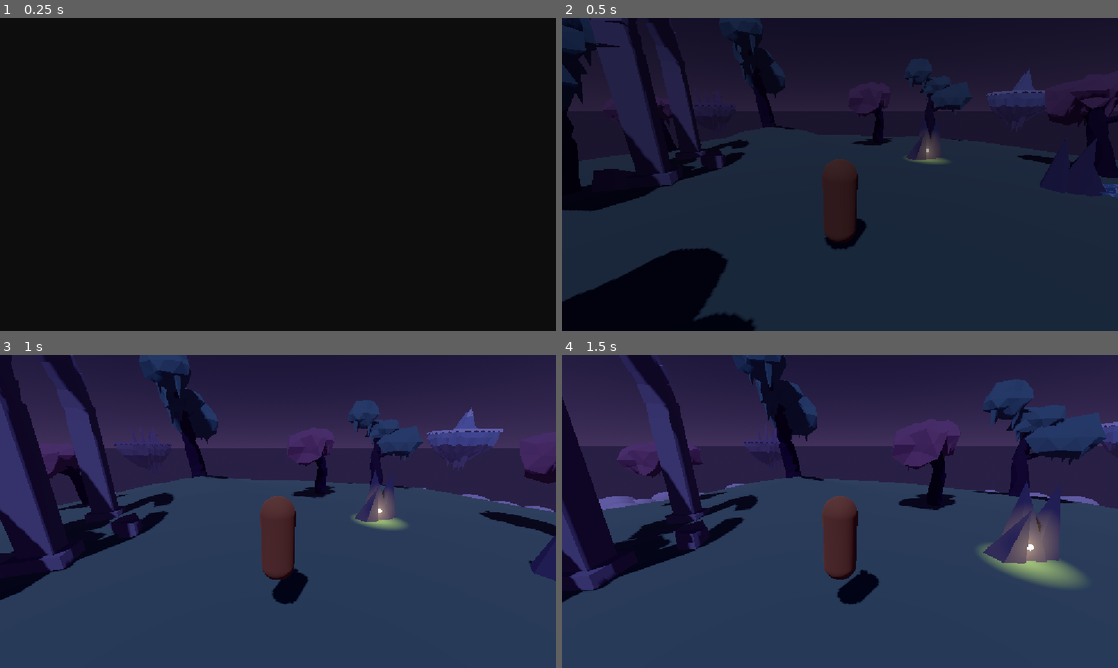
Above: before the commit, frames 1-4 (two rows, left to right).
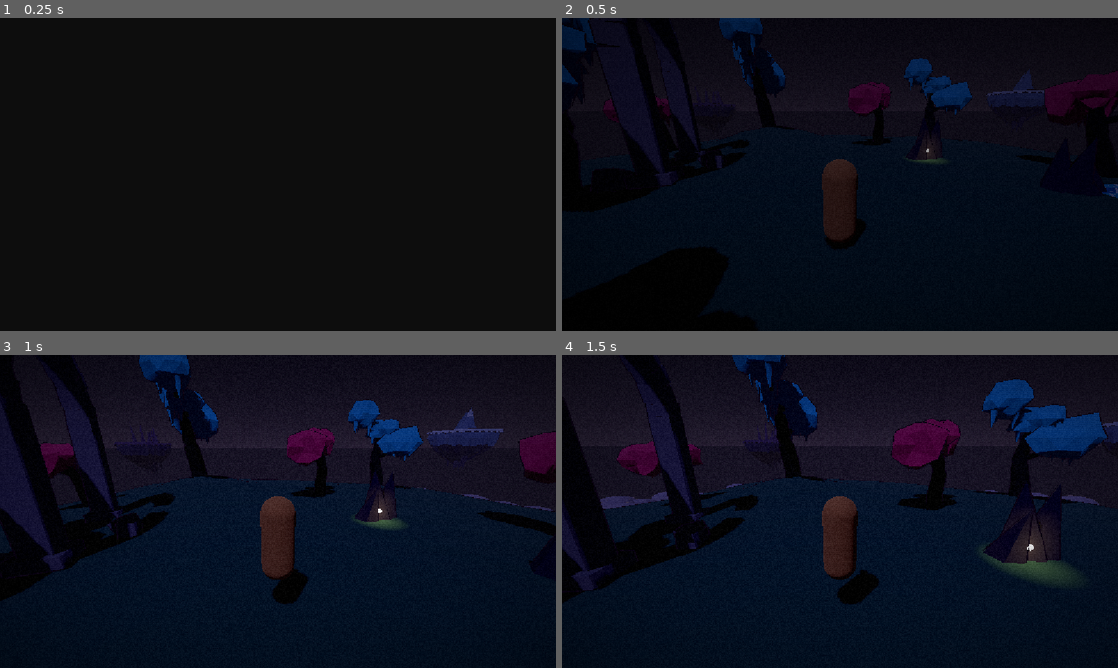
Above: after the commit, the same moments.

Repository: JackVoltaire/Dhull-Garden
Game: Godot game, scene res://scenes/main/main.tscn
Two runs of this game, one before a commit and one after it. Both use one fixed random seed, a clock stepped at 60 frames per second and the inputs below.
Inputs (mouse positions are in pixels of both pictures, inside the frame that each line leads up to):
- Up to frame 1 (0.25 s): no input
- Up to frame 2 (0.5 s): no input
- Up to frame 3 (1 s): tap Enter at 0.5 s; move the mouse to (305, 511) at 0.52 s; hold W (move_forward) from 0.53 s (still down); hold E (interact) from 0.53 s (still down); tap Space (jump) at 0.77 s
- Up to frame 4 (1.5 s): keep holding W (move_forward); move the mouse to (812, 511) at 1.27 s; release E (interact) at 1.28 s; tap Shift (sprint) at 1.35 s

Frame 1 is identical in both runs. In frame 2, 73% of the frame differs, in the area x 0-100%, y 0-100%; in frame 3, 94%; in frame 4, 93%.

Commit message:
Push the dream island toward the moodboard: dark base, TADC-bright accents
- Give every toon material a thin ink outline (an inverted-hull next pass,
  toon_ink_outline.tres); clouds get a finer, softer line of their own since
  their puffs are scaled up.
- Darken the base palette (grass, rock, bark, stone, clouds) and make the
  leaves and water the saturated, TADC-style magenta and cyan accents.
- Dim and desaturate the sky gradients and lower the daylight.
- Add ScreenTexture: film grain, faint scanlines and a vignette over the
  screen, placed on the dream island.

Co-Authored-By: Claude Opus 5.5 <noreply@anthropic.com>
Claude-Session: https://claude.ai/code/session_013RjMaTeWn1PX4jR88jfaZg

Diff:
--- a/assets/materials/toon_bark.tres
+++ b/assets/materials/toon_bark.tres
@@ -1,7 +1,10 @@
 [gd_resource type="StandardMaterial3D" format=3]
+
+[ext_resource type="Material" path="res://assets/materials/toon_ink_outline.tres" id="1_ink"]
 
 [resource]
 resource_name = "toon_bark"
-albedo_color = Color(0.22, 0.17, 0.25, 1)
+next_pass = ExtResource("1_ink")
+albedo_color = Color(0.09, 0.07, 0.11, 1)
 diffuse_mode = 3
 specular_mode = 2
--- a/assets/materials/toon_cloud.tres
+++ b/assets/materials/toon_cloud.tres
@@ -1,7 +1,16 @@
 [gd_resource type="StandardMaterial3D" format=3]
+
+[sub_resource type="StandardMaterial3D" id="StandardMaterial3D_ink"]
+resource_name = "toon_cloud_outline"
+cull_mode = 1
+shading_mode = 0
+albedo_color = Color(0.3, 0.26, 0.4, 1)
+grow = true
+grow_amount = 0.008
 
 [resource]
 resource_name = "toon_cloud"
-albedo_color = Color(0.9, 0.88, 0.93, 1)
+next_pass = SubResource("StandardMaterial3D_ink")
+albedo_color = Color(0.58, 0.54, 0.68, 1)
 diffuse_mode = 3
 specular_mode = 2
--- a/assets/materials/toon_grass.tres
+++ b/assets/materials/toon_grass.tres
@@ -1,7 +1,10 @@
 [gd_resource type="StandardMaterial3D" format=3]
+
+[ext_resource type="Material" path="res://assets/materials/toon_ink_outline.tres" id="1_ink"]
 
 [resource]
 resource_name = "toon_grass"
-albedo_color = Color(0.47, 0.62, 0.5, 1)
+next_pass = ExtResource("1_ink")
+albedo_color = Color(0.22, 0.34, 0.32, 1)
 diffuse_mode = 3
 specular_mode = 2
--- a/assets/materials/toon_ice.tres
+++ b/assets/materials/toon_ice.tres
@@ -1,7 +1,10 @@
 [gd_resource type="StandardMaterial3D" format=3]
+
+[ext_resource type="Material" path="res://assets/materials/toon_ink_outline.tres" id="1_ink"]
 
 [resource]
 resource_name = "toon_ice"
-albedo_color = Color(0.56, 0.68, 0.82, 1)
+next_pass = ExtResource("1_ink")
+albedo_color = Color(0.36, 0.46, 0.66, 1)
 diffuse_mode = 3
 specular_mode = 2
--- /dev/null
+++ b/assets/materials/toon_ink_outline.tres
@@ -0,0 +1,9 @@
+[gd_resource type="StandardMaterial3D" format=3]
+
+[resource]
+resource_name = "toon_ink_outline"
+cull_mode = 1
+shading_mode = 0
+albedo_color = Color(0.07, 0.04, 0.1, 1)
+grow = true
+grow_amount = 0.04
--- a/assets/materials/toon_island_rock.tres
+++ b/assets/materials/toon_island_rock.tres
@@ -1,7 +1,10 @@
 [gd_resource type="StandardMaterial3D" format=3]
+
+[ext_resource type="Material" path="res://assets/materials/toon_ink_outline.tres" id="1_ink"]
 
 [resource]
 resource_name = "toon_island_rock"
-albedo_color = Color(0.4, 0.38, 0.48, 1)
+next_pass = ExtResource("1_ink")
+albedo_color = Color(0.2, 0.18, 0.26, 1)
 diffuse_mode = 3
 specular_mode = 2
--- a/assets/materials/toon_leaves_mint.tres
+++ b/assets/materials/toon_leaves_mint.tres
@@ -1,7 +1,10 @@
 [gd_resource type="StandardMaterial3D" format=3]
+
+[ext_resource type="Material" path="res://assets/materials/toon_ink_outline.tres" id="1_ink"]
 
 [resource]
 resource_name = "toon_leaves_mint"
-albedo_color = Color(0.4, 0.58, 0.56, 1)
+next_pass = ExtResource("1_ink")
+albedo_color = Color(0.22, 0.7, 0.9, 1)
 diffuse_mode = 3
 specular_mode = 2
--- a/assets/materials/toon_leaves_pink.tres
+++ b/assets/materials/toon_leaves_pink.tres
@@ -1,7 +1,10 @@
 [gd_resource type="StandardMaterial3D" format=3]
+
+[ext_resource type="Material" path="res://assets/materials/toon_ink_outline.tres" id="1_ink"]
 
 [resource]
 resource_name = "toon_leaves_pink"
-albedo_color = Color(0.7, 0.48, 0.57, 1)
+next_pass = ExtResource("1_ink")
+albedo_color = Color(0.9, 0.24, 0.46, 1)
 diffuse_mode = 3
 specular_mode = 2
--- a/assets/materials/toon_rock_dark.tres
+++ b/assets/materials/toon_rock_dark.tres
@@ -1,7 +1,10 @@
 [gd_resource type="StandardMaterial3D" format=3]
+
+[ext_resource type="Material" path="res://assets/materials/toon_ink_outline.tres" id="1_ink"]
 
 [resource]
 resource_name = "toon_rock_dark"
-albedo_color = Color(0.26, 0.24, 0.33, 1)
+next_pass = ExtResource("1_ink")
+albedo_color = Color(0.1, 0.08, 0.14, 1)
 diffuse_mode = 3
 specular_mode = 2
--- a/assets/materials/toon_snow.tres
+++ b/assets/materials/toon_snow.tres
@@ -1,7 +1,10 @@
 [gd_resource type="StandardMaterial3D" format=3]
+
+[ext_resource type="Material" path="res://assets/materials/toon_ink_outline.tres" id="1_ink"]
 
 [resource]
 resource_name = "toon_snow"
-albedo_color = Color(0.88, 0.9, 0.95, 1)
+next_pass = ExtResource("1_ink")
+albedo_color = Color(0.72, 0.75, 0.86, 1)
 diffuse_mode = 3
 specular_mode = 2
--- a/assets/materials/toon_spooky.tres
+++ b/assets/materials/toon_spooky.tres
@@ -1,7 +1,10 @@
 [gd_resource type="StandardMaterial3D" format=3]
+
+[ext_resource type="Material" path="res://assets/materials/toon_ink_outline.tres" id="1_ink"]
 
 [resource]
 resource_name = "toon_spooky"
-albedo_color = Color(0.44, 0.37, 0.54, 1)
+next_pass = ExtResource("1_ink")
+albedo_color = Color(0.3, 0.22, 0.38, 1)
 diffuse_mode = 3
 specular_mode = 2
--- a/assets/materials/toon_stone.tres
+++ b/assets/materials/toon_stone.tres
@@ -1,7 +1,10 @@
 [gd_resource type="StandardMaterial3D" format=3]
+
+[ext_resource type="Material" path="res://assets/materials/toon_ink_outline.tres" id="1_ink"]
 
 [resource]
 resource_name = "toon_stone"
-albedo_color = Color(0.6, 0.57, 0.63, 1)
+next_pass = ExtResource("1_ink")
+albedo_color = Color(0.42, 0.39, 0.47, 1)
 diffuse_mode = 3
 specular_mode = 2
--- /dev/null
+++ b/assets/shaders/screen_texture.gdshader
@@ -0,0 +1,21 @@
+// Film grain, faint scanlines and a vignette over the whole screen, for the moodboard's
+// printed, slightly glitchy texture.
+shader_type canvas_item;
+
+uniform sampler2D screen_texture : hint_screen_texture, filter_nearest;
+uniform float grain : hint_range(0.0, 0.3) = 0.07;
+uniform float scanlines : hint_range(0.0, 0.3) = 0.06;
+uniform float vignette : hint_range(0.0, 2.0) = 0.9;
+// How many times a second the grain changes, like film frames.
+uniform float grain_fps = 24.0;
+
+void fragment() {
+	vec3 color = texture(screen_texture, SCREEN_UV).rgb;
+	float frame = floor(TIME * grain_fps);
+	float noise = fract(sin(dot(floor(FRAGCOORD.xy) + frame * 17.0, vec2(12.9898, 78.233))) * 43758.5453);
+	color += (noise - 0.5) * grain;
+	color *= 1.0 - scanlines * step(0.5, fract(FRAGCOORD.y * 0.5));
+	vec2 from_center = SCREEN_UV - 0.5;
+	color *= 1.0 - dot(from_center, from_center) * vignette;
+	COLOR = vec4(color, 1.0);
+}
--- a/assets/shaders/stylized_water.gdshader
+++ b/assets/shaders/stylized_water.gdshader
@@ -3,9 +3,9 @@
 shader_type spatial;
 render_mode cull_disabled, diffuse_toon, specular_disabled;
 
-uniform vec4 water_color : source_color = vec4(0.5, 0.72, 0.84, 1.0);
-uniform vec4 deep_color : source_color = vec4(0.38, 0.58, 0.74, 1.0);
-uniform vec4 line_color : source_color = vec4(0.9, 0.94, 0.98, 1.0);
+uniform vec4 water_color : source_color = vec4(0.2, 0.72, 0.92, 1.0);
+uniform vec4 deep_color : source_color = vec4(0.12, 0.46, 0.78, 1.0);
+uniform vec4 line_color : source_color = vec4(0.92, 0.97, 1.0, 1.0);
 // Direction the water flows in UV space. (0, 1) runs down a QuadMesh.
 uniform vec2 flow = vec2(0.0, 1.0);
 uniform float speed = 0.6;
--- /dev/null
+++ b/scenes/environment/screen_texture.tscn
@@ -0,0 +1,18 @@
+[gd_scene format=3]
+
+[ext_resource type="Shader" path="res://assets/shaders/screen_texture.gdshader" id="1_shader"]
+
+[sub_resource type="ShaderMaterial" id="ShaderMaterial_screen"]
+shader = ExtResource("1_shader")
+
+[node name="ScreenTexture" type="CanvasLayer"]
+layer = 5
+
+[node name="Overlay" type="ColorRect" parent="."]
+material = SubResource("ShaderMaterial_screen")
+anchors_preset = 15
+anchor_right = 1.0
+anchor_bottom = 1.0
+grow_horizontal = 2
+grow_vertical = 2
+mouse_filter = 2
--- a/scenes/levels/dream_island/dream_island.tscn
+++ b/scenes/levels/dream_island/dream_island.tscn
@@ -16,18 +16,19 @@
 [ext_resource type="Material" path="res://assets/materials/toon_cloud.tres" id="14_cloud"]
 [ext_resource type="PackedScene" path="res://assets/models/island_spooky/island_spooky.glb" id="15_spooky"]
 [ext_resource type="PackedScene" path="res://assets/models/island_chilly/island_chilly.glb" id="16_chilly"]
+[ext_resource type="PackedScene" path="res://scenes/environment/screen_texture.tscn" id="17_screen"]
 
 [sub_resource type="Gradient" id="Gradient_sky_top"]
 offsets = PackedFloat32Array(0, 0.2, 0.25, 0.33, 0.72, 0.78, 0.86, 1)
-colors = PackedColorArray(0.1, 0.09, 0.2, 1, 0.1, 0.09, 0.2, 1, 0.42, 0.42, 0.62, 1, 0.5, 0.6, 0.8, 1, 0.5, 0.6, 0.8, 1, 0.36, 0.3, 0.52, 1, 0.1, 0.09, 0.2, 1, 0.1, 0.09, 0.2, 1)
+colors = PackedColorArray(0.075, 0.0705, 0.12, 1, 0.075, 0.0705, 0.12, 1, 0.282, 0.282, 0.372, 1, 0.345, 0.39, 0.48, 1, 0.345, 0.39, 0.48, 1, 0.24, 0.213, 0.312, 1, 0.075, 0.0705, 0.12, 1, 0.075, 0.0705, 0.12, 1)
 
 [sub_resource type="Gradient" id="Gradient_sky_horizon"]
 offsets = PackedFloat32Array(0, 0.2, 0.25, 0.33, 0.72, 0.78, 0.86, 1)
-colors = PackedColorArray(0.26, 0.2, 0.36, 1, 0.26, 0.2, 0.36, 1, 0.86, 0.7, 0.72, 1, 0.84, 0.8, 0.86, 1, 0.84, 0.8, 0.86, 1, 0.82, 0.58, 0.6, 1, 0.26, 0.2, 0.36, 1, 0.26, 0.2, 0.36, 1)
+colors = PackedColorArray(0.171, 0.144, 0.216, 1, 0.171, 0.144, 0.216, 1, 0.516, 0.444, 0.453, 1, 0.507, 0.489, 0.516, 1, 0.507, 0.489, 0.516, 1, 0.492, 0.384, 0.393, 1, 0.171, 0.144, 0.216, 1, 0.171, 0.144, 0.216, 1)
 
 [sub_resource type="Gradient" id="Gradient_ground"]
 offsets = PackedFloat32Array(0, 0.2, 0.25, 0.33, 0.72, 0.78, 0.86, 1)
-colors = PackedColorArray(0.17, 0.14, 0.27, 1, 0.17, 0.14, 0.27, 1, 0.72, 0.62, 0.7, 1, 0.76, 0.74, 0.82, 1, 0.76, 0.74, 0.82, 1, 0.62, 0.46, 0.54, 1, 0.17, 0.14, 0.27, 1, 0.17, 0.14, 0.27, 1)
+colors = PackedColorArray(0.117, 0.1035, 0.162, 1, 0.117, 0.1035, 0.162, 1, 0.432, 0.387, 0.423, 1, 0.465, 0.456, 0.492, 1, 0.465, 0.456, 0.492, 1, 0.372, 0.3, 0.336, 1, 0.117, 0.1035, 0.162, 1, 0.117, 0.1035, 0.162, 1)
 
 [sub_resource type="Gradient" id="Gradient_light"]
 offsets = PackedFloat32Array(0, 0.2, 0.25, 0.33, 0.72, 0.78, 0.86, 1)
@@ -35,11 +36,11 @@
 
 [sub_resource type="Gradient" id="Gradient_fog"]
 offsets = PackedFloat32Array(0, 0.2, 0.25, 0.33, 0.72, 0.78, 0.86, 1)
-colors = PackedColorArray(0.24, 0.19, 0.34, 1, 0.24, 0.19, 0.34, 1, 0.84, 0.68, 0.72, 1, 0.8, 0.77, 0.84, 1, 0.8, 0.77, 0.84, 1, 0.76, 0.54, 0.58, 1, 0.24, 0.19, 0.34, 1, 0.24, 0.19, 0.34, 1)
+colors = PackedColorArray(0.159, 0.1365, 0.204, 1, 0.159, 0.1365, 0.204, 1, 0.504, 0.432, 0.45, 1, 0.486, 0.4725, 0.504, 1, 0.486, 0.4725, 0.504, 1, 0.456, 0.357, 0.375, 1, 0.159, 0.1365, 0.204, 1, 0.159, 0.1365, 0.204, 1)
 
 [sub_resource type="Gradient" id="Gradient_shadow"]
 offsets = PackedFloat32Array(0, 0.2, 0.25, 0.33, 0.72, 0.78, 0.86, 1)
-colors = PackedColorArray(0.18, 0.16, 0.34, 1, 0.18, 0.16, 0.34, 1, 0.56, 0.44, 0.6, 1, 0.46, 0.44, 0.66, 1, 0.46, 0.44, 0.66, 1, 0.5, 0.36, 0.52, 1, 0.18, 0.16, 0.34, 1, 0.18, 0.16, 0.34, 1)
+colors = PackedColorArray(0.132, 0.123, 0.204, 1, 0.132, 0.123, 0.204, 1, 0.342, 0.288, 0.36, 1, 0.306, 0.297, 0.396, 1, 0.306, 0.297, 0.396, 1, 0.303, 0.24, 0.312, 1, 0.132, 0.123, 0.204, 1, 0.132, 0.123, 0.204, 1)
 
 [sub_resource type="ProceduralSkyMaterial" id="ProceduralSkyMaterial_dream"]
 sky_top_color = Color(0.5, 0.6, 0.8, 1)
@@ -99,7 +100,7 @@
 light_color = SubResource("Gradient_light")
 fog_color = SubResource("Gradient_fog")
 shadow_tint = SubResource("Gradient_shadow")
-day_light_energy = 0.8
+day_light_energy = 0.9
 night_light_energy = 0.3
 
 [node name="Island" parent="." instance=ExtResource("3_island")]
@@ -161,5 +162,7 @@
 [node name="ChillyIsland" parent="." instance=ExtResource("16_chilly")]
 transform = Transform3D(0.939693, 0, -0.34202, 0, 1, 0, 0.34202, 0, 0.939693, 68, 10, -72)
 
+[node name="ScreenTexture" parent="." instance=ExtResource("17_screen")]
+
 [node name="Player" parent="." instance=ExtResource("2_player")]
 transform = Transform3D(1, 0, 0, 0, 1, 0, 0, 0, 1, 0, 0.441, 7)
Not shown, added: assets/shaders/screen_texture.gdshader.uid
